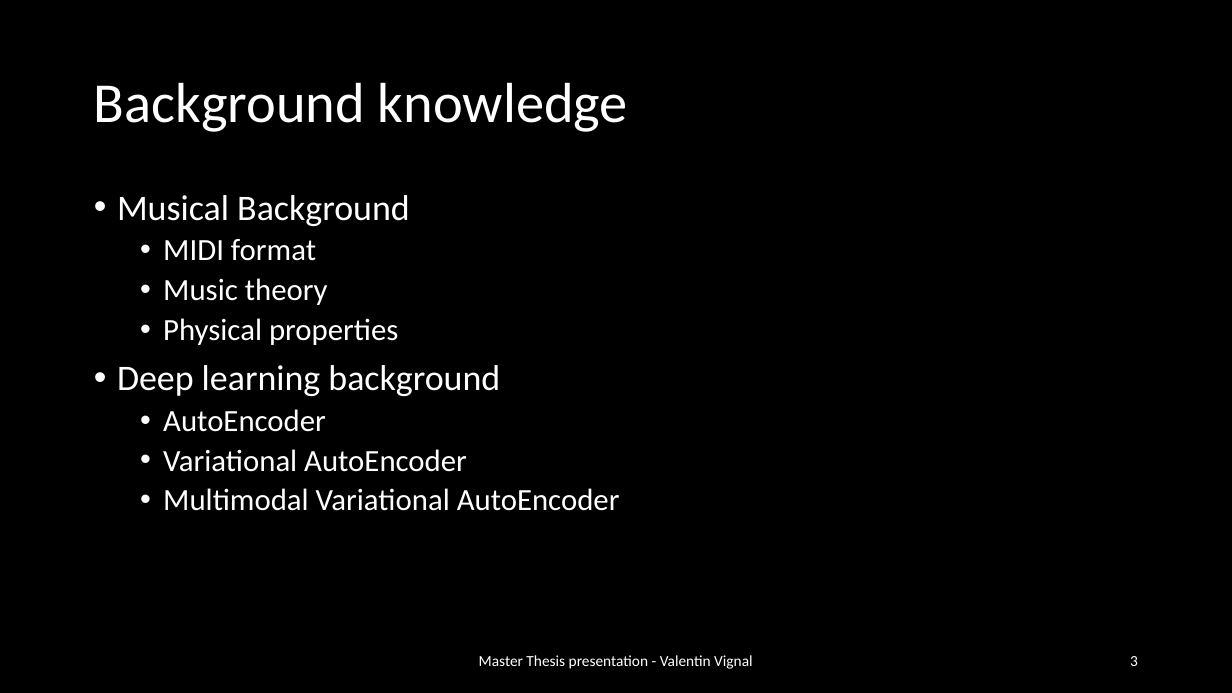
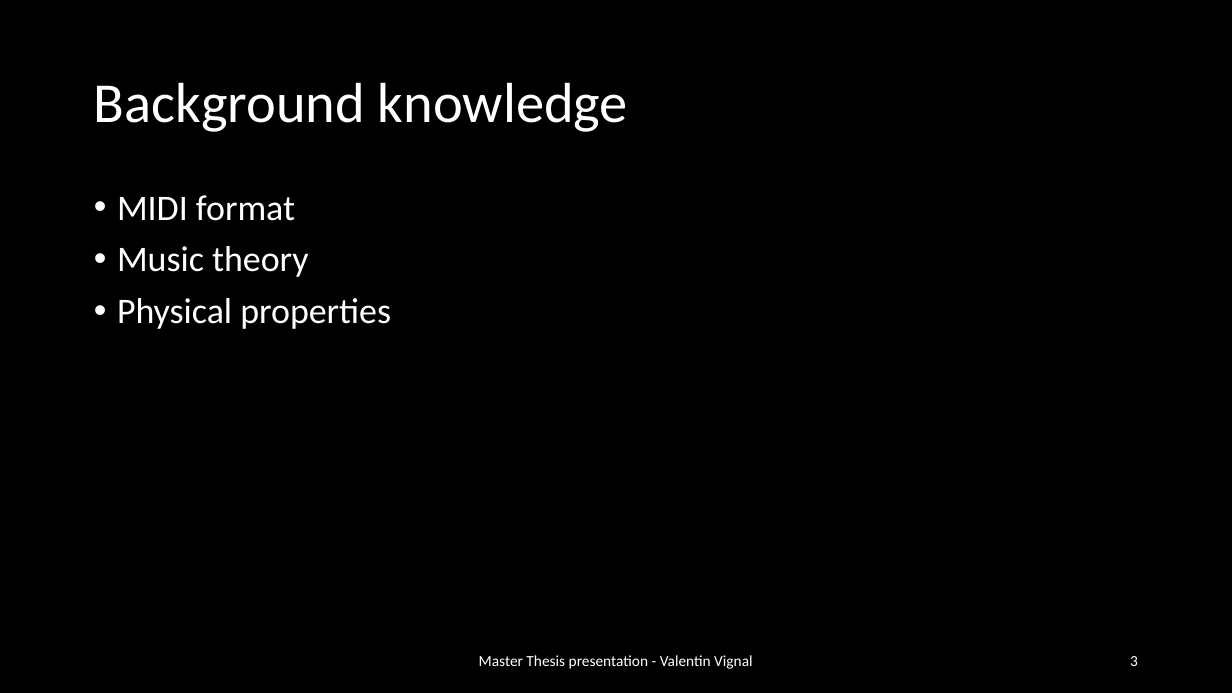
Before and after one commit to ValentinVignal/Dissertation-Report, a slide deck: slide 3 of Presentation/Presentation.pptx. Drawn at 1232x693 pixels with LibreOffice and Linux fonts; fonts in the diff are those of the drawing. Boxes give left, top, right and bottom in pixels: in the first picture for what was removed or moved away, otherwise in the second. Text is boxed around its words. In the diff, an @@ line names an element or a change of style, - is before the commit and + after.

```diff
--- a/Presentation/Presentation.pptx
+++ b/Presentation/Presentation.pptx
@@ text "MIDI format" at [117,195,391,329]: size 24 to 28 pt; list level 2 to 1 in "MIDI format"; list level 2 to 1 in "Music theory"; list level 2 to 1 in "Physical properties" @@
@@ text at [117,195,409,226]: paragraph removed @@
-• Musical Background
@@ text at [117,365,620,511]: paragraphs removed @@
-• Deep learning background
-  • AutoEncoder
-  • Variational AutoEncoder
-  • Multimodal Variational AutoEncoder
```
Also in this commit, not shown: 12 other slides changed, 19 slides added, 45 other files.
